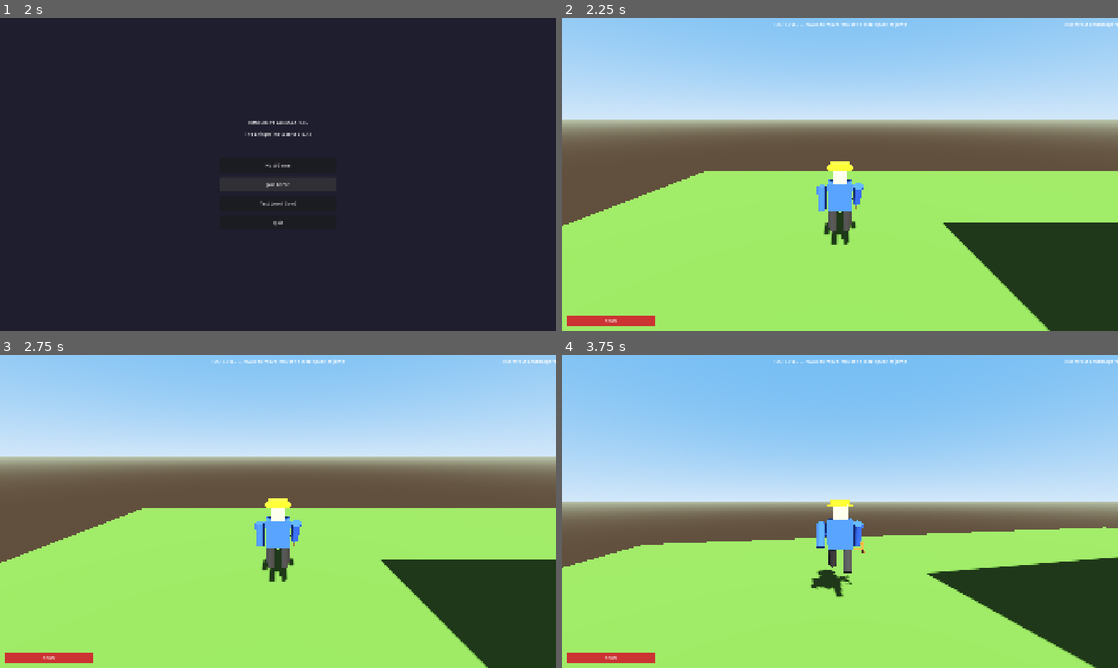
Above: before the commit, frames 1-4 (two rows, left to right).
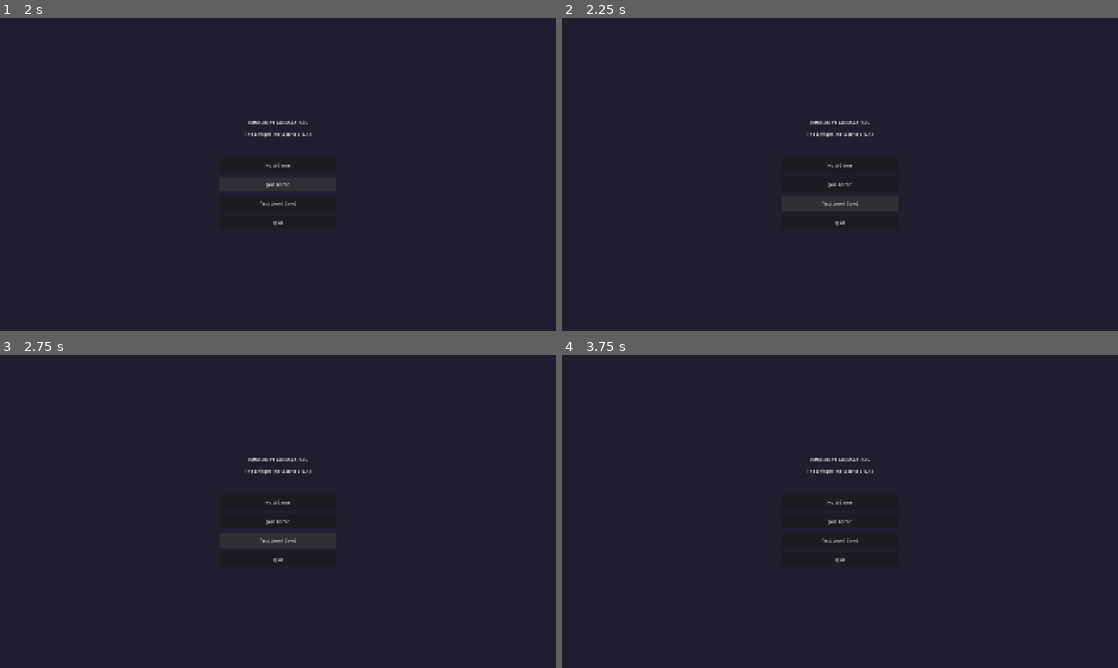
Above: after the commit, the same moments.

Repository: bzeitel25/RoofersVsLandscapers
Game: Godot game, scene res://scenes/main/main_menu.tscn
Two runs of this game, one before a commit and one after it. Both use one fixed random seed, a clock stepped at 60 frames per second and the inputs below.
Inputs (mouse positions are in pixels of both pictures, inside the frame that each line leads up to):
- Up to frame 1 (2 s): click "Host Game" at 0.5 s; click "Join Game" at 1.25 s
- Up to frame 2 (2.25 s): click "Test Level (Solo)" at 2 s
- Up to frame 3 (2.75 s): no input
- Up to frame 4 (3.75 s): click (840, 539) at 2.75 s, where only the run after the commit has a clickable "Test Level (Solo)"; tap Enter at 3.5 s; move the mouse to (867, 511) at 3.52 s; hold W (move_forward) from 3.53 s (still down); hold E (ability) from 3.53 s (still down)

Frame 1 is identical in both runs. In frame 2, 100% of the frame differs, in the area x 0-100%, y 0-100%; in frame 3, 100%; in frame 4, 100%.

Commit message:
Fix hover height, implement WebSockets lobby UI

Diff:
--- /dev/null
+++ b/scenes/characters/player_character.tscn
@@ -0,0 +1,46 @@
+[gd_scene load_steps=5 format=3 uid="uid://dp6r7w8b9c0d1"]
+
+[ext_resource type="Script" path="res://scripts/characters/player_character.gd" id="1_player"]
+[ext_resource type="Shader" path="res://shaders/toon_character.gdshader" id="2_toon"]
+
+[sub_resource type="CapsuleShape3D" id="CapsuleShape3D_player"]
+radius = 0.4
+height = 1.8
+
+[sub_resource type="MultiplayerSynchronizer" id="MultiplayerSynchronizer_player"]
+replication_config = SubResource("SceneReplicationConfig_player")
+
+[sub_resource type="SceneReplicationConfig" id="SceneReplicationConfig_player"]
+properties/0/path = NodePath(".:position")
+properties/0/spawn = true
+properties/0/replication_mode = 1
+properties/1/path = NodePath("CharacterMesh:rotation")
+properties/1/spawn = true
+properties/1/replication_mode = 1
+properties/2/path = NodePath(".:health")
+properties/2/spawn = true
+properties/2/replication_mode = 2
+
+[node name="Player" type="CharacterBody3D" node_paths=PackedStringArray("camera_pivot", "character_mesh", "animation_player")]
+script = ExtResource("1_player")
+
+[node name="CollisionShape3D" type="CollisionShape3D" parent="."]
+transform = Transform3D(1, 0, 0, 0, 1, 0, 0, 0, 1, 0, 0.9, 0)
+shape = SubResource("CapsuleShape3D_player")
+
+[node name="CharacterMesh" type="Node3D" parent="."]
+
+[node name="CameraPivot" type="Node3D" parent="."]
+transform = Transform3D(1, 0, 0, 0, 1, 0, 0, 0, 1, 0, 1.5, 0)
+
+[node name="SpringArm3D" type="SpringArm3D" parent="CameraPivot"]
+transform = Transform3D(1, 0, 0, 0, 0.965926, 0.258819, 0, -0.258819, 0.965926, 0, 0, 0)
+spring_length = 5.0
+
+[node name="Camera3D" type="Camera3D" parent="CameraPivot/SpringArm3D"]
+transform = Transform3D(1, 0, 0, 0, 1, 0, 0, 0, 1, 0, 0, 5)
+
+[node name="AnimationPlayer" type="AnimationPlayer" parent="."]
+
+[node name="MultiplayerSynchronizer" type="MultiplayerSynchronizer" parent="."]
+replication_config = SubResource("SceneReplicationConfig_player")
--- a/scenes/main/test_level.tscn
+++ b/scenes/main/test_level.tscn
@@ -127,6 +127,7 @@
 script = ExtResource("3")
 
 [node name="CollisionShape3D" type="CollisionShape3D" parent="Player"]
+transform = Transform3D(1, 0, 0, 0, 1, 0, 0, 0, 1, 0, 0.9, 0)
 shape = SubResource("player_shape")
 
 [node name="CharacterMesh" type="Node3D" parent="Player"]
--- a/scripts/autoload/network_manager.gd
+++ b/scripts/autoload/network_manager.gd
@@ -54,7 +54,7 @@
 var server_address: String = "127.0.0.1"
 
 ## The ENet multiplayer peer
-var peer: ENetMultiplayerPeer = null
+var peer: WebSocketMultiplayerPeer = null
 
 
 func _ready() -> void:
@@ -72,8 +72,8 @@
 
 ## Host a game server. Other players will connect to us.
 func host_game(port: int = DEFAULT_PORT, max_clients: int = MAX_PLAYERS) -> Error:
-	peer = ENetMultiplayerPeer.new()
-	var error := peer.create_server(port, max_clients)
+	peer = WebSocketMultiplayerPeer.new()
+	var error := peer.create_server(port)
 	if error != OK:
 		connection_failed.emit("Failed to create server: %s" % error_string(error))
 		return error
@@ -85,14 +85,16 @@
 	# Add ourselves to the lobby
 	_register_player(my_peer_id, _get_local_player_name())
 
-	print("[NetworkManager] Hosting on port %d" % port)
+	print("[NetworkManager] Hosting via WebSocket on port %d" % port)
 	return OK
 
 
 ## Join an existing game server.
 func join_game(address: String = "127.0.0.1", port: int = DEFAULT_PORT) -> Error:
-	peer = ENetMultiplayerPeer.new()
-	var error := peer.create_client(address, port)
+	peer = WebSocketMultiplayerPeer.new()
+	# For WebSockets, the URL is used
+	var url = "ws://" + address + ":" + str(port)
+	var error := peer.create_client(url)
 	if error != OK:
 		connection_failed.emit("Failed to connect: %s" % error_string(error))
 		return error
--- a/scripts/ui/main_menu.gd
+++ b/scripts/ui/main_menu.gd
@@ -1,29 +1,145 @@
-# ============================================================
-# Main Menu UI Controller
-# ============================================================
-extends Control
+extends CanvasLayer
 
+var main_panel: PanelContainer
+var ip_input: LineEdit
+var name_input: LineEdit
+
+var lobby_panel: PanelContainer
+var player_list_label: Label
+var class_dropdown: OptionButton
+var team_dropdown: OptionButton
+var start_button: Button
+
+func _ready() -> void:
+	_build_ui()
+	NetworkManager.lobby_updated.connect(_on_lobby_updated)
+	NetworkManager.connected_to_server.connect(_show_lobby)
+
+func _build_ui() -> void:
+	# --- MAIN PANEL ---
+	main_panel = PanelContainer.new()
+	main_panel.set_anchors_preset(Control.PRESET_CENTER)
+	add_child(main_panel)
+
+	var vbox = VBoxContainer.new()
+	main_panel.add_child(vbox)
+
+	var title = Label.new()
+	title.text = "ROOFERS VS LANDSCAPERS\nWeb Multiplayer"
+	title.horizontal_alignment = HORIZONTAL_ALIGNMENT_CENTER
+	vbox.add_child(title)
+	vbox.add_child(HSeparator.new())
+
+	name_input = LineEdit.new()
+	name_input.placeholder_text = "Enter Player Name"
+	name_input.text = "Player" + str(randi() % 1000)
+	vbox.add_child(name_input)
+
+	var host_btn = Button.new()
+	host_btn.text = "Host Server"
+	host_btn.pressed.connect(_on_host_pressed)
+	vbox.add_child(host_btn)
+
+	vbox.add_child(HSeparator.new())
+
+	ip_input = LineEdit.new()
+	ip_input.placeholder_text = "Enter Host IP (e.g., 127.0.0.1)"
+	ip_input.text = "127.0.0.1"
+	vbox.add_child(ip_input)
+
+	var join_btn = Button.new()
+	join_btn.text = "Join Server"
+	join_btn.pressed.connect(_on_join_pressed)
+	vbox.add_child(join_btn)
+
+	vbox.add_child(HSeparator.new())
+
+	var test_btn = Button.new()
+	test_btn.text = "Offline Training"
+	test_btn.pressed.connect(_on_test_pressed)
+	vbox.add_child(test_btn)
+
+	# --- LOBBY PANEL (Hidden initially) ---
+	lobby_panel = PanelContainer.new()
+	lobby_panel.set_anchors_preset(Control.PRESET_CENTER)
+	lobby_panel.hide()
+	add_child(lobby_panel)
+
+	var lvbox = VBoxContainer.new()
+	lobby_panel.add_child(lvbox)
+
+	var l_title = Label.new()
+	l_title.text = "-- LOBBY --"
+	l_title.horizontal_alignment = HORIZONTAL_ALIGNMENT_CENTER
+	lvbox.add_child(l_title)
+
+	player_list_label = Label.new()
+	player_list_label.text = "Players:\n"
+	lvbox.add_child(player_list_label)
+
+	lvbox.add_child(HSeparator.new())
+
+	team_dropdown = OptionButton.new()
+	team_dropdown.add_item("Roofer (Defend)", 0)
+	team_dropdown.add_item("Landscaper (Attack)", 1)
+	team_dropdown.item_selected.connect(_on_team_selected)
+	lvbox.add_child(team_dropdown)
+
+	class_dropdown = OptionButton.new()
+	# Add some base classes
+	class_dropdown.add_item("Foreman", 0)
+	class_dropdown.add_item("Tar King", 1)
+	class_dropdown.add_item("Gutter Sniper", 2)
+	class_dropdown.add_item("Gardener / Botanist", 10)
+	class_dropdown.add_item("Leaf Blower", 11)
+	class_dropdown.add_item("Lumberjack", 12)
+	class_dropdown.item_selected.connect(_on_class_selected)
+	lvbox.add_child(class_dropdown)
+
+	start_button = Button.new()
+	start_button.text = "Start Game"
+	start_button.pressed.connect(_on_start_game)
+	lvbox.add_child(start_button)
 
 func _on_host_pressed() -> void:
-	var error := NetworkManager.host_game()
-	if error == OK:
-		print("[Menu] Hosting game...")
-		# TODO: Switch to lobby scene
-		get_tree().change_scene_to_file("res://scenes/main/test_level.tscn")
-
+	NetworkManager.host_game(7350)
+	_show_lobby()
 
 func _on_join_pressed() -> void:
-	# TODO: Show IP input dialog
-	var error := NetworkManager.join_game("127.0.0.1")
-	if error == OK:
-		print("[Menu] Joining game...")
-		get_tree().change_scene_to_file("res://scenes/main/test_level.tscn")
+	NetworkManager.join_game(ip_input.text, 7350)
 
+func _show_lobby() -> void:
+	main_panel.hide()
+	lobby_panel.show()
+	start_button.visible = NetworkManager.is_host
+	# Send name to server
+	NetworkManager.register_player.rpc_id(1, multiplayer.get_unique_id(), name_input.text)
+	_on_team_selected(0)
+	_on_class_selected(0)
+
+func _on_team_selected(idx: int) -> void:
+	var team = team_dropdown.get_item_id(idx)
+	NetworkManager.set_player_team.rpc_id(1, multiplayer.get_unique_id(), team)
+
+func _on_class_selected(idx: int) -> void:
+	# Custom RPC to tell server our class
+	pass
+
+func _on_lobby_updated(players: Array) -> void:
+	var t = "Players:\n"
+	for p in players:
+		var team_str = "Roofer" if p["team"] == 0 else "Landscaper"
+		t += "- " + p["name"] + " (" + team_str + ")\n"
+	player_list_label.text = t
+
+func _on_start_game() -> void:
+	if NetworkManager.is_host:
+		# For now, just load training arena for everyone
+		_load_level.rpc("res://scenes/main/test_level.tscn")
+
+@rpc("call_local", "reliable")
+func _load_level(path: String) -> void:
+	get_tree().change_scene_to_file(path)
 
 func _on_test_pressed() -> void:
-	print("[Menu] Loading test level (solo)...")
 	get_tree().change_scene_to_file("res://scenes/main/test_level.tscn")
-
-
-func _on_quit_pressed() -> void:
-	get_tree().quit()
Binary file changed: Intro Comic.jpg
